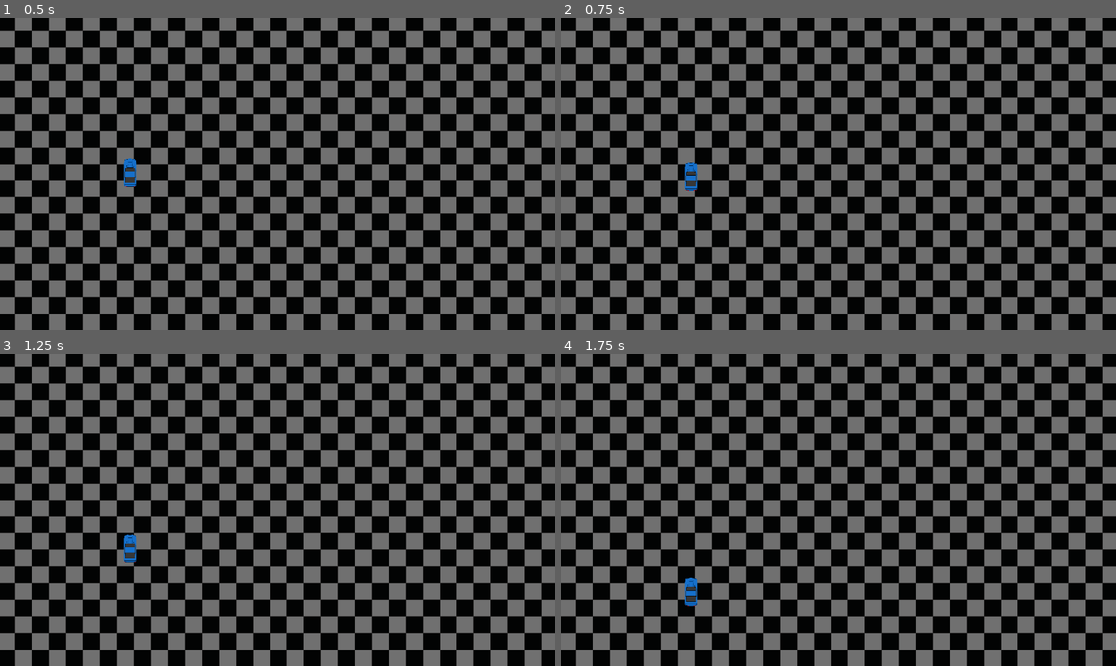
Above: before the commit, frames 1-4 (two rows, left to right).
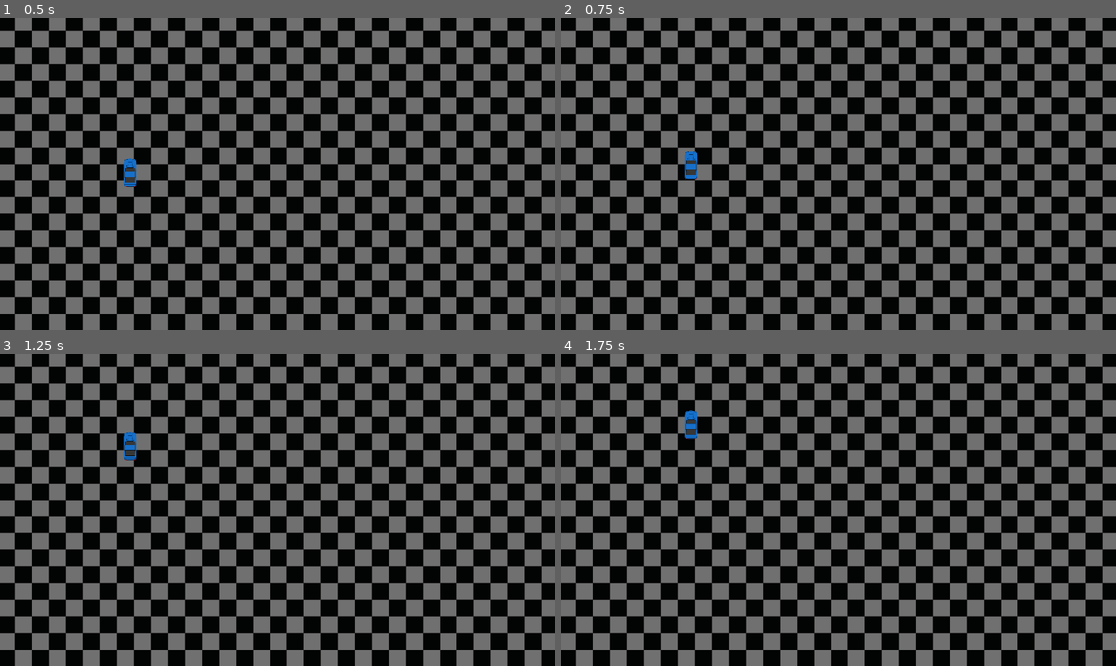
Above: after the commit, the same moments.

Repository: RoboFox031/BlazeShift
Game: Godot game, scene res://Scenes/Testing/testDriveEnviornment.tscn
Same seed, same stepped clock (60 frames per second), same inputs: the game is played once before the commit and once after it.
Inputs:
- Up to frame 1 (0.5 s): no input
- Up to frame 2 (0.75 s): tap Enter at 0.5 s; hold W (p1_up) from 0.53 s (still down)
- Up to frame 3 (1.25 s): keep holding W (p1_up)
- Up to frame 4 (1.75 s): release W (p1_up) at 1.28 s; hold S (p1_down) from 1.28 s (still down)

Frame 1 is identical in both runs. In frame 2, 0.2% of the frame differs, in the area x 22-25%, y 42-56%; in frame 3, 0.4%; in frame 4, 0.4%, in the area x 22-25%, y 18-81%.

Commit message:
Smooth F/B

Diff:
--- a/Scripts/Cars/parentCar.gd
+++ b/Scripts/Cars/parentCar.gd
@@ -2,8 +2,8 @@
 class_name Car
 
 
-@export var baseAcceleration=10
-@export var baseTopSpeed=300
+@export var baseAcceleration=20
+@export var baseTopSpeed=400
 @export var baseTurnSpeed=0
 @export var baseTurnPower=0
 
@@ -18,7 +18,7 @@
 	# As good practice, you should replace UI actions with custom gameplay actions.
 	var direction = Input.get_axis("p1_up", "p1_down")
 	if direction:
-		velocity.y = move_toward(velocity.y, baseTopSpeed, baseAcceleration)
+		velocity.y = move_toward(velocity.y, baseTopSpeed*direction, baseAcceleration)
 	else:
 		velocity.y = move_toward(velocity.y, 0, baseDecel)
 
